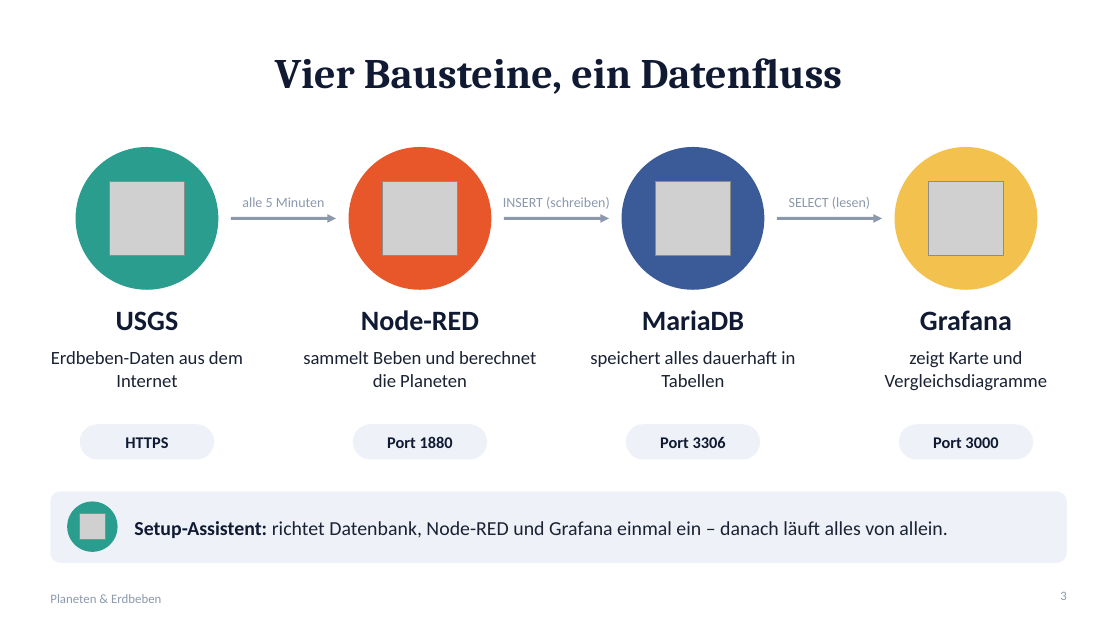
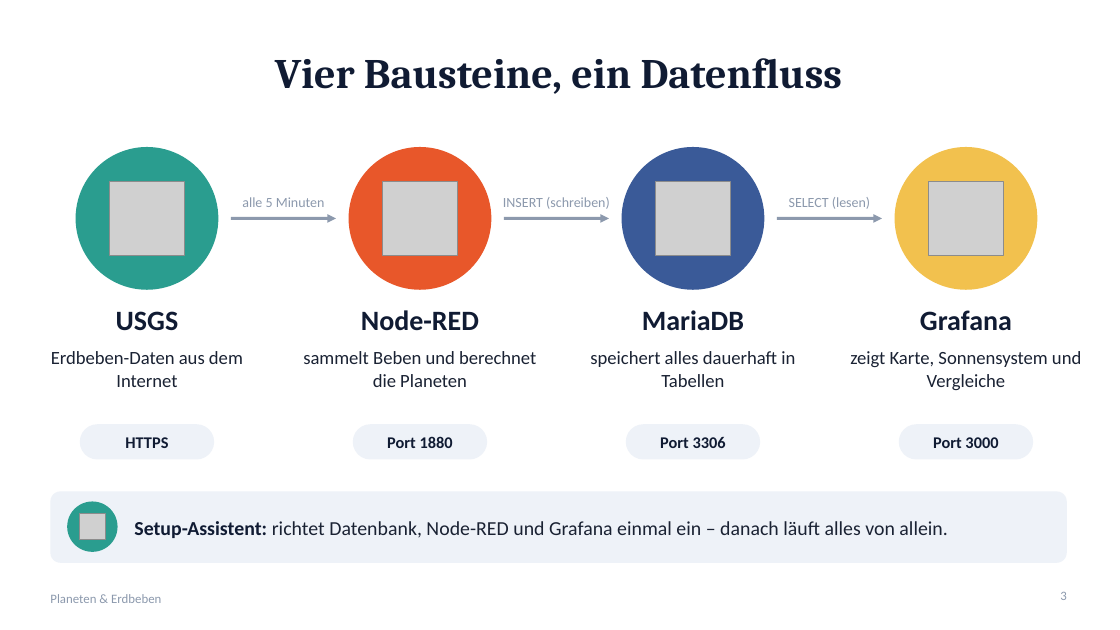
Before and after one commit to peaceeagle5/planeten-erdbeben, a slide deck: slide 3 of praesentation/Planeten-Erdbeben.pptx. Drawn at 1120x630 pixels with LibreOffice and Linux fonts; fonts in the diff are those of the drawing; grey boxes stand for pictures. Boxes give left, top, right and bottom in pixels: in the first picture for what was removed or moved away, otherwise in the second. Text is boxed around its words. In the diff, an @@ line names an element or a change of style, - is before the commit and + after.

```diff
--- a/praesentation/Planeten-Erdbeben.pptx
+++ b/praesentation/Planeten-Erdbeben.pptx
@@ text at (850,351,1081,390): text changed @@
-zeigt Karte und Vergleichsdiagramme
+zeigt Karte, Sonnensystem und Vergleiche
```
Also in this commit, not shown: 3 other slides changed, 3 slides added, 5 other files.
